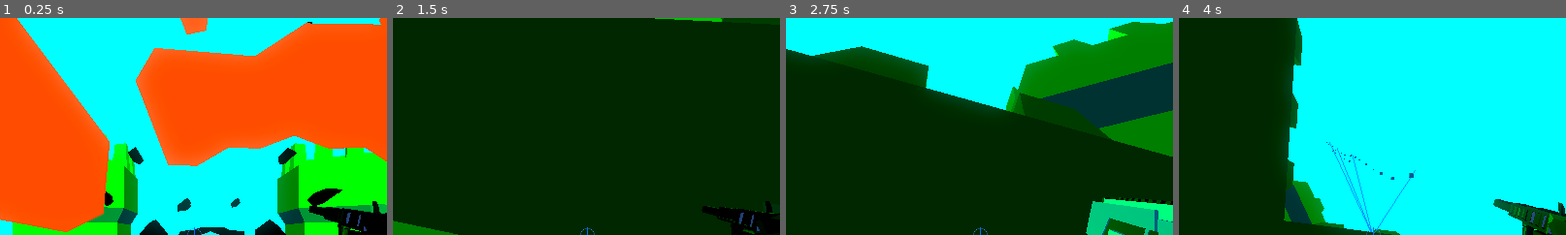
Above: before the commit, frames 1-4 (left to right).
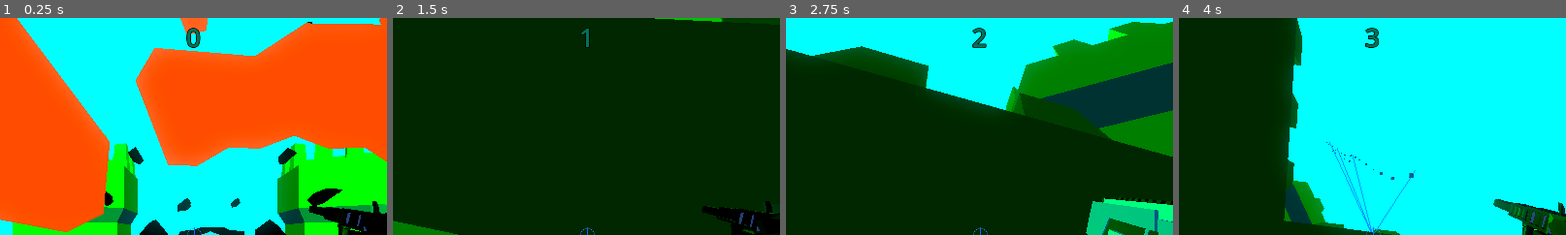
Above: after the commit, the same moments.

Repository: IDoTweaks/the-way-to-teal-just-kill-
Game: Godot game, scene res://Scenes/photoShoot.tscn
The game is run twice, just before and just after one commit, with the same random seed, the same clock (stepped at 60 frames per second) and the same inputs. This scene is started directly instead of the project's main scene.
Inputs (mouse positions are % of the whole screen's width and height, from its top left):
- Up to frame 1 (0.25 s): no input
- Up to frame 2 (1.5 s): tap Enter at 0.5 s; move the mouse to (45, 70) at 0.52 s; hold W (forward) from 0.53 s (still down); tap Shift (dash) at 0.6 s; click (45, 70) at 0.67 s; tap Space (jump) at 0.77 s; move the mouse to (80, 65) at 1.27 s; tap 1 (gun1) at 1.35 s
- Up to frame 3 (2.75 s): tap Space (jump) at 1.52 s; move the mouse to (20, 35) at 2.02 s; release W (forward) at 2.03 s; hold A (left) from 2.03 s (still down); tap 2 (gun2) at 2.1 s
- Up to frame 4 (4 s): move the mouse to (55, 50) at 2.77 s; tap Mouse wheel up (scrollUp) at 2.85 s; click (55, 50) at 2.92 s; tap Space (jump) at 3.02, 3.77 s; move the mouse to (35, 25) at 3.52 s; release A (left) at 3.53 s; press the mouse at (35, 25) at 3.53 s; hold S (backward) from 3.53 s (still down)
The pictures show only the part of the screen within x 25-75%, y 0-50%; the shares and areas given below are measured in that part.

The runs differ from the first frame. In frame 1, 0.2% of the frame differs, in the area x 48-52%, y 4-14%; in frame 2, 0.1%; in frame 3, 0.2%; in frame 4, 0.2%.
Error before the commit: Invalid assignment of property or key 'open' with value of type 'bool' on a base object of type 'null instance'. (res://Scripts/player.gd:327)
Error after the commit: Invalid assignment of property or key 'open' with value of type 'bool' on a base object of type 'null instance'. (res://Scripts/player.gd:386)

Commit message:
added grading system + some bug fixes

Diff:
--- a/ObjectScenes/finishLevel.tscn
+++ b/ObjectScenes/finishLevel.tscn
@@ -138,6 +138,16 @@
 grow_vertical = 2
 theme = SubResource("Theme_1")
 
+[node name="gradeShow" type="Button" parent="UI/MainContainer/title" unique_id=1169089017]
+self_modulate = Color(4.042983e-06, 0.6874465, 0.6920509, 1)
+layout_mode = 2
+theme_override_font_sizes/font_size = 18
+text = "GRADE:"
+
+[node name="VSeparator" type="VSeparator" parent="UI/MainContainer/title" unique_id=2014235818]
+self_modulate = Color(4.042983e-06, 0.6874465, 0.6920509, 1)
+layout_mode = 2
+
 [node name="ScoreShow" type="Button" parent="UI/MainContainer/title" unique_id=912895409]
 self_modulate = Color(4.042983e-06, 0.6874465, 0.6920509, 1)
 layout_mode = 2
@@ -145,22 +155,6 @@
 text = "SCORE:
 0"
 
-[node name="VSeparator" type="VSeparator" parent="UI/MainContainer/title" unique_id=2014235818]
-self_modulate = Color(4.042983e-06, 0.6874465, 0.6920509, 1)
-layout_mode = 2
-
-[node name="SettingsBtn" type="Button" parent="UI/MainContainer/title" unique_id=1169089017]
-self_modulate = Color(4.042983e-06, 0.6874465, 0.6920509, 1)
-layout_mode = 2
-theme_override_font_sizes/font_size = 18
-text = "SETTINGS"
-
-[node name="QuitBtn" type="Button" parent="UI/MainContainer/title" unique_id=284045485]
-self_modulate = Color(4.042983e-06, 0.6874465, 0.6920509, 1)
-layout_mode = 2
-theme_override_font_sizes/font_size = 18
-text = "QUIT"
-
 [node name="Background" type="ColorRect" parent="." unique_id=170738047]
 layout_mode = 1
 anchors_preset = 15
--- a/ObjectScenes/player.tscn
+++ b/ObjectScenes/player.tscn
@@ -640,7 +640,7 @@
 mesh = SubResource("BoxMesh_e3k8h")
 
 [node name="gun" parent="playerCam" unique_id=1487719564 instance=ExtResource("2_iixog")]
-transform = Transform3D(-0.088497795, 0.012279472, 0.010833216, 0.013905769, 0.08779756, 0.014079106, -0.0086471755, 0.015517929, -0.08822939, 0.388, -0.31, -0.652)
+transform = Transform3D(-0.088497795, 0.012279473, 0.010833217, 0.013905769, 0.08779757, 0.014079107, -0.0086471755, 0.0155179305, -0.088229395, 0.388, -0.31, -0.652)
 
 [node name="particleSpawnGun" type="MeshInstance3D" parent="playerCam/gun" unique_id=1268103117]
 transform = Transform3D(0.4209742, 1.8626451e-09, 2.6077032e-08, 2.2817403e-08, 0.5239, 4.4703484e-08, 2.2351742e-08, -1.4901161e-08, 0.42500958, 0.0027680397, 3.6811652, 7.116807)
@@ -707,4 +707,19 @@
 [node name="levelEnd" parent="." unique_id=421539132 instance=ExtResource("7_lvdpo")]
 visible = false
 
+[node name="HUD" type="CanvasLayer" parent="." unique_id=351614418]
+
+[node name="timer" type="Label" parent="HUD" unique_id=1972703702]
+offset_left = 816.0
+offset_top = 3.0
+offset_right = 1099.0
+offset_bottom = 91.0
+theme_override_colors/font_color = Color(0, 0.45104724, 0.3438277, 1)
+theme_override_colors/font_outline_color = Color(0, 0, 0, 1)
+theme_override_constants/outline_size = 7
+theme_override_font_sizes/font_size = 64
+text = "0"
+horizontal_alignment = 1
+vertical_alignment = 1
+
 [connection signal="timeout" from="shotGunCd" to="." method="_on_shot_gun_cd_timeout"]
--- a/Scenes/level1.tscn
+++ b/Scenes/level1.tscn
@@ -1,5 +1,6 @@
 [gd_scene format=3 uid="uid://oftku5x50jul"]
 
+[ext_resource type="Script" uid="uid://2pcnmn74i67n" path="res://Scripts/level_1.gd" id="1_4iphx"]
 [ext_resource type="Material" uid="uid://dagdbpsvta3ue" path="res://shaders/new_standard_material_3d.tres" id="1_c5erv"]
 [ext_resource type="Texture2D" uid="uid://ep187n5c5y83" path="res://Textures/AquilariusRetroTextures/t38.png" id="1_didp7"]
 [ext_resource type="PackedScene" uid="uid://bcugc3piu2xws" path="res://ObjectScenes/player.tscn" id="1_vly50"]
@@ -46,6 +47,7 @@
 fog_density = 0.005
 
 [node name="MainScene" type="Node3D" unique_id=59475580]
+script = ExtResource("1_4iphx")
 
 [node name="StaticBody3D" type="StaticBody3D" parent="." unique_id=1544043293]
 
@@ -204,10 +206,6 @@
 [node name="CSGBakedCollisionShape3D" type="CollisionShape3D" parent="StaticBody3D" unique_id=1685426945]
 shape = SubResource("ConcavePolygonShape3D_didp7")
 
-[node name="FinishOrb" parent="StaticBody3D" unique_id=1930821478 instance=ExtResource("4_2a60c")]
-transform = Transform3D(1, 0, 0, 0, 1, 0, 0, 0, 1, -5.0244055, 0.80502295, -0.9943242)
-toLevel = 2
-
 [node name="WorldEnvironment" type="WorldEnvironment" parent="." unique_id=1742044166]
 environment = SubResource("Environment_52fb6")
 
@@ -232,3 +230,8 @@
 
 [node name="NavigationCalculation" parent="." unique_id=1289349344 node_paths=PackedStringArray("navObjects") instance=ExtResource("4_lyd6k")]
 navObjects = [null, NodePath("../Enemy2"), NodePath("../Enemy3"), NodePath("../Enemy4"), NodePath("../Enemy")]
+
+[node name="FinishOrb" parent="." unique_id=1930821478 node_paths=PackedStringArray("player") instance=ExtResource("4_2a60c")]
+transform = Transform3D(1, 0, 0, 0, 1, 0, 0, 0, 1, 21.798532, 10.544792, -6.048655)
+toLevel = 2
+player = NodePath("../Player")
--- a/Scripts/finish_level.gd
+++ b/Scripts/finish_level.gd
@@ -10,7 +10,9 @@
 
 func _setScore(newScore:int):
 	targScore = newScore
-	upEach = newScore / 50
+	upEach = newScore / 2.5
+func _setGrade(newGrade: String):
+	$UI/MainContainer/title/gradeShow.text = "GRADE: %s" % newGrade
 
 # Called every frame. 'delta' is the elapsed time since the previous frame.
 func _process(delta: float) -> void:
@@ -18,7 +20,7 @@
 		ui.visible = false
 	else:
 		ui.visible = true
-		print("CanvasLayer visible: ", ui.visible)
+		print(ui.visible)
 		_forceVisible(ui)
 	if targScore > score:
 		score += upEach * delta
@@ -30,5 +32,4 @@
 		for child in children:
 			_forceVisible(child)
 	if entity is CanvasItem:
-		print("forcing visible: ", entity.name, " was: ", entity.visible)
 		entity.visible = true
--- a/Scripts/finish_orb.gd
+++ b/Scripts/finish_orb.gd
@@ -2,20 +2,18 @@
 @export var toLevel: int
 var canvas
 var open = false
+@export var player: CharacterBody3D
 
-# Called when the node enters the scene tree for the first time.
 func _ready() -> void:
-	pass # Replace with function body.
+	pass
 
-
-# Called every frame. 'delta' is the elapsed time since the previous frame.
 func _process(delta: float) -> void:
 	pass
 
-
 func _on_finish_area_body_entered(body: Node3D) -> void:
 	if open and body.has_method("player"):
-		canvas.visible = true
+		open = false
+		player._finishLevel()
 
 func _finishLevel():
 	var level = Global.levels[toLevel]
--- /dev/null
+++ b/Scripts/level_1.gd
@@ -0,0 +1,11 @@
+extends Node3D
+var perfectTime = 11.0
+
+# Called when the node enters the scene tree for the first time.
+func _ready() -> void:
+	pass # Replace with function body.
+
+
+# Called every frame. 'delta' is the elapsed time since the previous frame.
+func _process(delta: float) -> void:
+	pass
--- a/Scripts/player.gd
+++ b/Scripts/player.gd
@@ -6,6 +6,10 @@
 const JUMP_VELOCITY = 4.5
 const MAXCAMSHAKE = 0.03
 @export var health = 100
+var time = 0.0;
+var count = true
+@onready var maxScore = 0
+
 
 #sliding
 var wasSliding: bool = false
@@ -31,8 +35,9 @@
 @onready var shotGun = $playerCam/shotGun
 @onready var shotgunDemo = $playerCam/gun/shotGunDemo
 @onready var shotgunForcePnt = $playerCam/shotGun/shotGunForcePoint
-@onready var finishOrb = $"../StaticBody3D/FinishOrb"
+@onready var finishOrb = $"../FinishOrb"
 @onready var levelEnd = $levelEnd
+@onready var timer :Label = $HUD/timer
 var particleInstance
 
 #general movement
@@ -159,6 +164,59 @@
 		else:
 			currentGun +=1
 
+func _finishLevel():
+	count = false
+	var perfectTime = $"..".perfectTime
+	var earnedScore = maxScore - _calcMaxScore()
+	var finalScore = earnedScore
+	if time > perfectTime and perfectTime > 0:
+		var overTime = time - perfectTime
+		var penaltyPercent = clamp(overTime / perfectTime, 0.0, 0.5)
+		finalScore -= int(finalScore * penaltyPercent)
+	finalScore = clamp(finalScore, 0, maxScore)
+	var grade = _calcGrade(finalScore, maxScore)
+
+	levelEnd._setScore(finalScore)
+	levelEnd._setGrade(grade)
+	levelEnd.visible = true
+
+func _calcGrade(num, maxVal):
+	if maxVal <= 0:
+		return "S+" if num >= 0 else "F"
+	if num >= maxVal:
+		return "S+"
+	var perecent = maxVal / 100.0
+	if num >= (maxVal - 5 * perecent):
+		return "S"
+	if num >= (maxVal - 10 * perecent):
+		return "S-"
+	if num >= (maxVal - 15 * perecent):
+		return "A+"
+	if num >= (maxVal - 20 * perecent):
+		return "A"
+	if num >= (maxVal - 25 * perecent):
+		return "A-"
+	if num >= (maxVal - 30 * perecent):
+		return "B+"
+	if num >= (maxVal - 35 * perecent):
+		return "B"
+	if num >= (maxVal - 40 * perecent):
+		return "B-"
+	if num >= (maxVal - 45 * perecent):
+		return "C+"
+	if num >= (maxVal - 50 * perecent):
+		return "C"
+	if num >= (maxVal - 55 * perecent):
+		return "C-"
+	if num >= (maxVal - 60 * perecent):
+		return "D+"
+	if num >= (maxVal - 65 * perecent):
+		return "D"
+	if num >= (maxVal - 70 * perecent):
+		return "D-"
+	if num >= (maxVal - 75 * perecent):
+		return "F"
+	return "F"
 
 
 
@@ -249,7 +307,6 @@
 		if animaPlayer.current_animation == "shootingAnim":
 			animaPlayer.stop()
 func _shoot():
-	levelEnd._setScore(4829482)
 	if currentGun == 0:
 		playerCam.position = lerp(playerCam.position, Vector3(randf_range(MAXCAMSHAKE, -MAXCAMSHAKE), randf_range(MAXCAMSHAKE, -MAXCAMSHAKE), 0), 0.5)
 		if gunRay.is_colliding():
@@ -324,6 +381,8 @@
 	line_instance.queue_free()
 
 func _ready() -> void:
+	maxScore = _calcMaxScore()
+	print("maxScore: ", maxScore)
 	finishOrb.open = true
 	finishOrb.canvas =$levelEnd
 	Input.mouse_mode = Input.MOUSE_MODE_CAPTURED
@@ -336,6 +395,9 @@
 
 
 func _process(delta: float) -> void:
+	if count:
+		time +=  delta
+		timer.text = str(int(time))
 	#call input functions
 	_shootAnim()
 	#NOTE-use only when unhandles input isnt good enough
@@ -622,6 +684,16 @@
 
 	canWallJump = false
 
-
+func _calcMaxScore():
+	var max = _calcMaxScoreRecursion(self.get_parent_node_3d())
+	return max
+
+func _calcMaxScoreRecursion(body):
+	var total = 0
+	if body.get("scoreWorth") != null:
+		total += body.scoreWorth
+	for child in body.get_children():
+		total += _calcMaxScoreRecursion(child)
+	return total
 func _on_shot_gun_cd_timeout() -> void:
 	shotGunCd = false
--- a/Scripts/walker.gd
+++ b/Scripts/walker.gd
@@ -3,6 +3,7 @@
 
 const SPEED = 7.5
 const JUMP_VELOCITY = 4.5
+@export var scoreWorth = 5000
 @export var health = 100
 @onready var body =$body
 @onready var explosionParticles = preload("res://Particles/enemyExplode.tscn")
Not shown, added: Scripts/level_1.gd.uid
